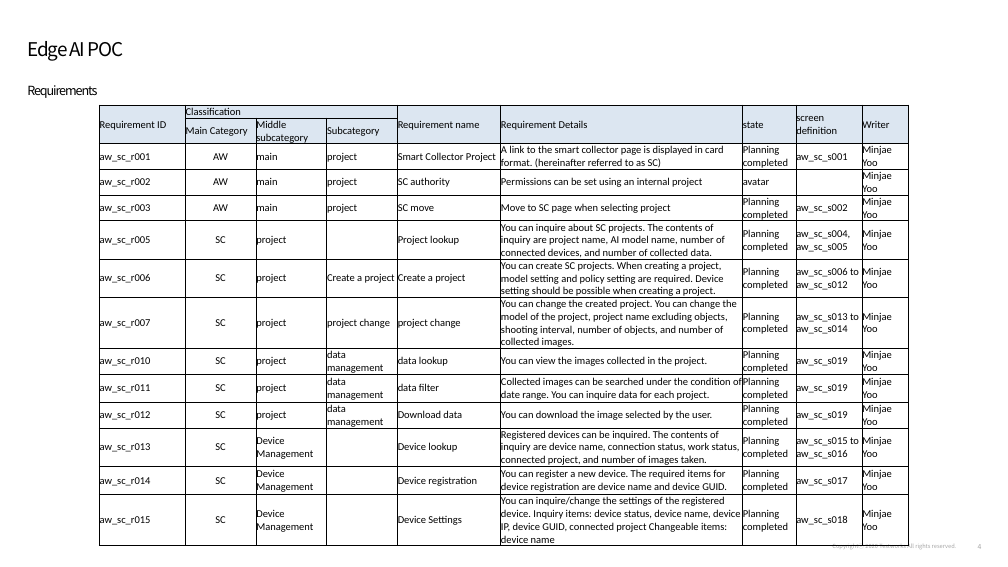
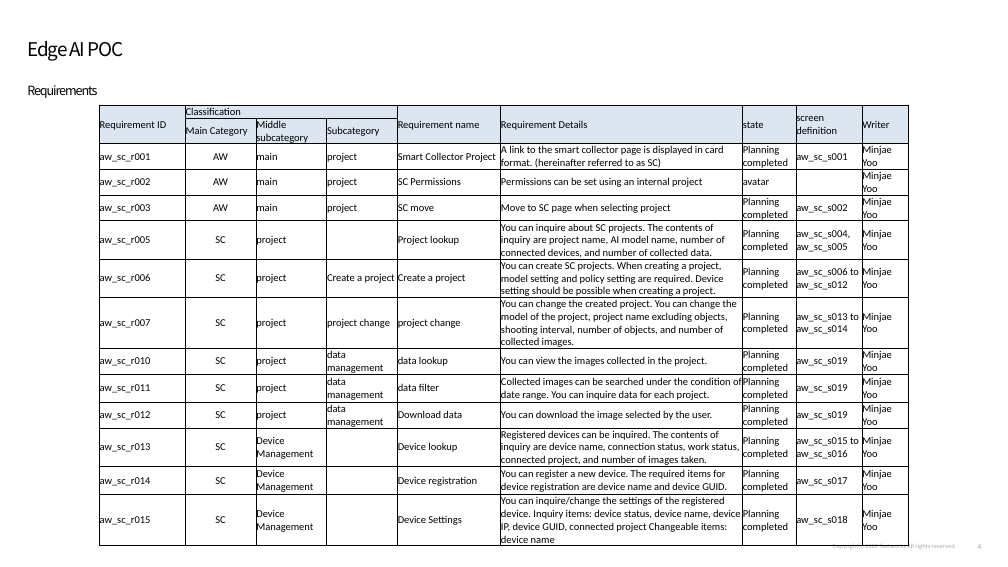
Before and after one commit to changsin/pytranslator, a slide deck: slide 4 of data/aiworks_wireframe_EdgeAI_v1.2-en.pptx. Drawn at 1008x567 pixels with LibreOffice and Linux fonts; fonts in the diff are those of the drawing. Boxes give left, top, right and bottom in pixels: in the first picture for what was removed or moved away, otherwise in the second. Text is boxed around its words. In the diff, an @@ line names an element or a change of style, - is before the commit and + after.

```diff
--- a/data/aiworks_wireframe_EdgeAI_v1.2-en.pptx
+++ b/data/aiworks_wireframe_EdgeAI_v1.2-en.pptx
@@ table at (99,105,910,550) @@
-row 4, column 5: SC authority
+row 4, column 5: SC Permissions
```
Also in this commit, not shown: 25 other slides changed.
